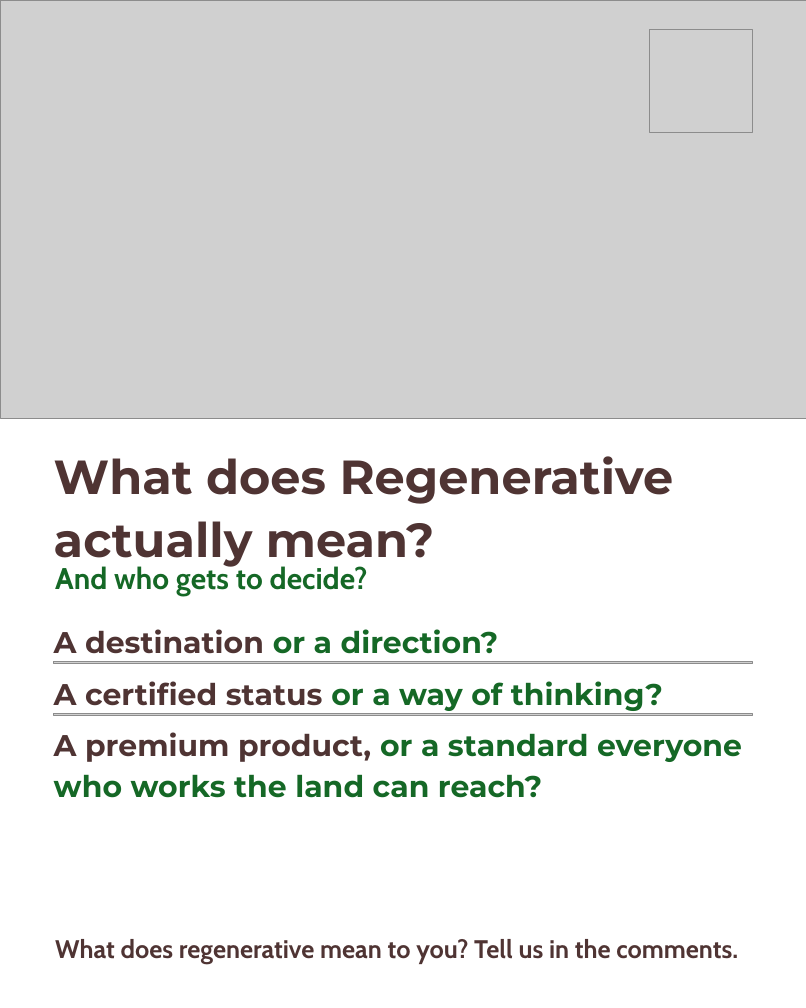
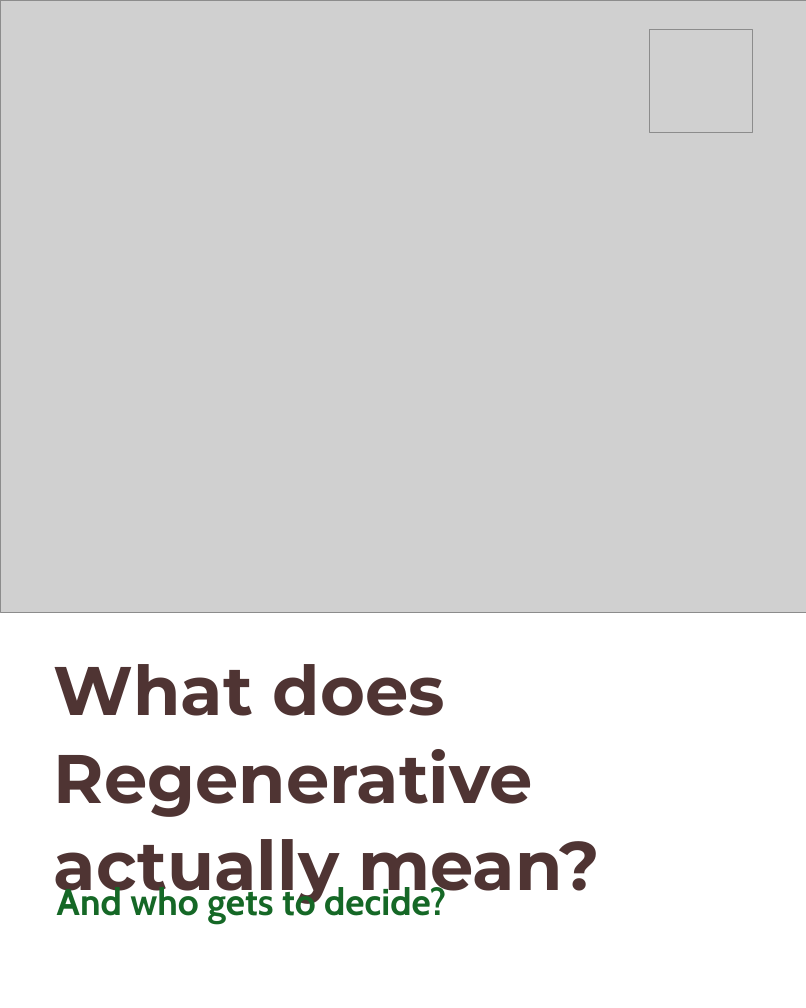
Before and after one commit to linneamoritznyc/final-SFWsite-Linnea, a slide deck: slide 1 of social/regenerative-2026-10-15/single-3/regenerative-single-3-canva.pptx. Drawn at 806x1008 pixels with LibreOffice and Linux fonts; fonts in the diff are those of the drawing; grey boxes stand for pictures; background and template pictures are left out. Boxes give left, top, right and bottom in pixels: in the first picture for what was removed or moved away, otherwise in the second. Text is boxed around its words. In the diff, an @@ line names an element or a change of style, - is before the commit and + after.

```diff
--- a/social/regenerative-2026-10-15/single-3/regenerative-single-3-canva.pptx
+++ b/social/regenerative-2026-10-15/single-3/regenerative-single-3-canva.pptx
@@ picture: place and size @@
-picture at (0,0,806,418)
+picture at (0,0,806,612)
@@ text removed at (54,629,499,654) @@
-A destination or a direction?
@@ text "What does Regenerative actually mean?": place and size @@
-text "What does Regenerative actually mean?" at (54,456,674,568)
+text "What does Regenerative actually mean?" at (54,664,600,906)
@@ text "What does Regenerative actually mean?" at (54,664,600,906): size 42.7 to 61.3 pt; line spacing 1.1 to 1.06 @@
@@ picture removed at (54,661,753,663) @@
@@ text removed at (54,681,663,711) @@
-A certified status or a way of thinking?
@@ picture removed at (54,713,753,715) @@
@@ text removed at (54,732,742,798) @@
-A premium product, or a standard everyone who works the land can reach?
@@ text "And who gets to decide?": place and size @@
-text "And who gets to decide?" at (55,564,368,596)
+text "And who gets to decide?" at (57,883,446,923)
@@ text "And who gets to decide?" at (57,883,446,923): size 26.7 to 33.3 pt @@
@@ text removed at (55,939,738,964) @@
-What does regenerative mean to you? Tell us in the comments.
```
Also in this commit, not shown: 34 other files.
